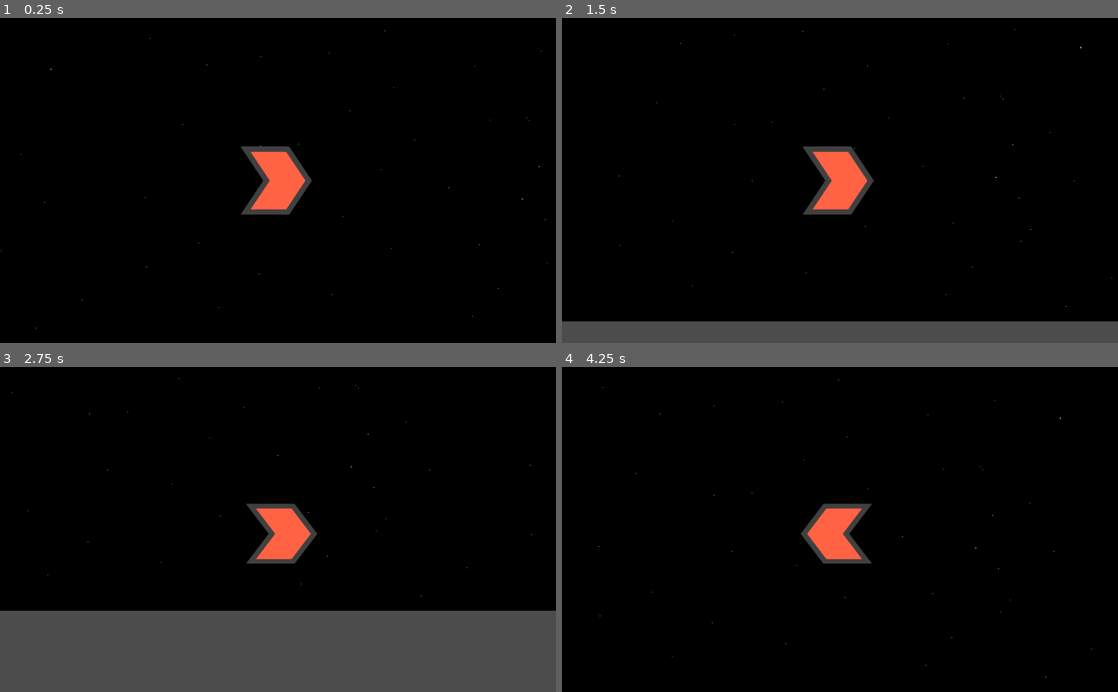
Above: before the commit, frames 1-4 (two rows, left to right).
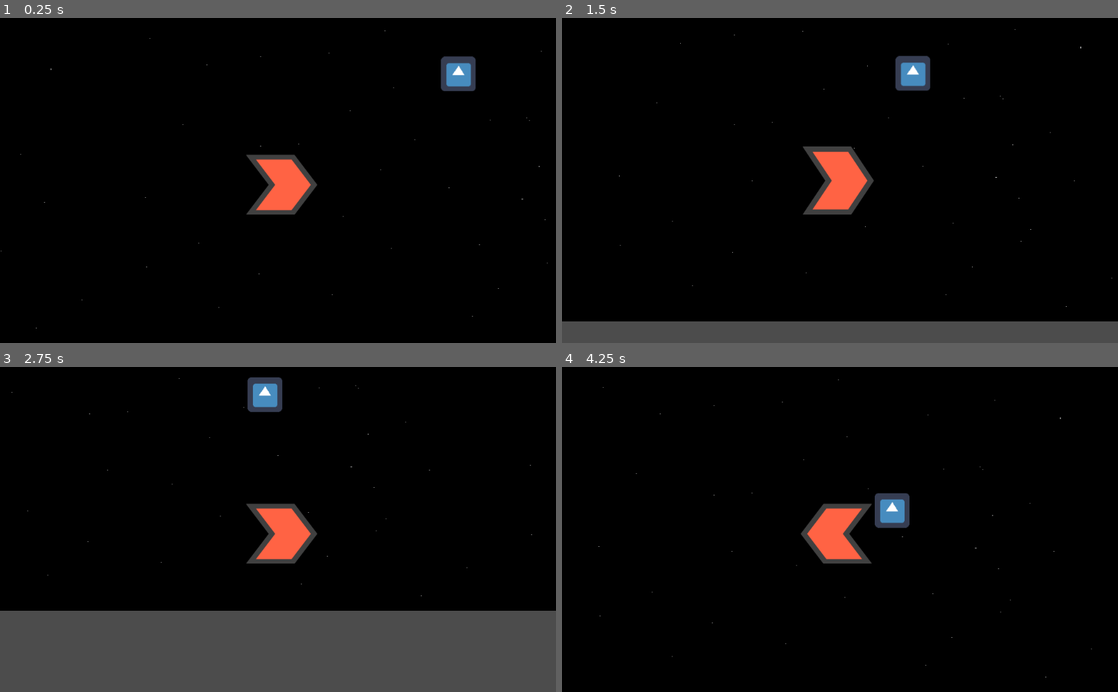
Above: after the commit, the same moments.

Repository: Rathenix/SquidStation
Game: Godot game, scene res://scenes/infinite_level.tscn
Same seed, same stepped clock (60 frames per second), same inputs: the game is played once before the commit and once after it. This scene is started directly instead of the project's main scene. The engine's default icon, where the game draws it, is replaced by a stand-in: a white triangle on a blue panel in a dark square.
Inputs:
- Up to frame 1 (0.25 s): no input
- Up to frame 2 (1.5 s): hold Right (ui_right) 0.53-1.28 s; hold Down (ui_down) from 1.28 s (still down)
- Up to frame 3 (2.75 s): release Down (ui_down) at 2.03 s; hold Right (ui_right) from 2.03 s (still down)
- Up to frame 4 (4.25 s): release Right (ui_right) at 2.78 s; hold Up (ui_up) 2.78-3.53 s; hold Left (ui_left) from 3.53 s (still down)

The runs differ from the first frame. In frame 1, 1.6% of the frame differs, in the area x 43-86%, y 11-61%; in frame 2, 0.7%; in frame 3, 0.7%; in frame 4, 0.7%.
Error before the commit: Invalid call. Nonexistent function '_set_playing' in base 'AnimatedSprite'. (res://scripts/player.gd:21)
Error after the commit: Invalid call. Nonexistent function '_set_playing' in base 'AnimatedSprite'. (res://scripts/player.gd:20)

Commit message:
added first enemy "squid_1" and made it mode toward the player

Diff:
--- a/scenes/infinite_level.tscn
+++ b/scenes/infinite_level.tscn
@@ -1,7 +1,8 @@
-[gd_scene load_steps=3 format=2]
+[gd_scene load_steps=4 format=2]
 
 [ext_resource path="res://scenes/space_parallax.tscn" type="PackedScene" id=1]
 [ext_resource path="res://scenes/player.tscn" type="PackedScene" id=2]
+[ext_resource path="res://scenes/squid_1.tscn" type="PackedScene" id=3]
 
 [node name="infinite_level" type="Node2D"]
 
@@ -9,3 +10,6 @@
 
 [node name="player" parent="." instance=ExtResource( 2 )]
 position = Vector2( 300, 300 )
+
+[node name="squid_1" parent="." instance=ExtResource( 3 )]
+position = Vector2( 643, 97 )
--- a/scenes/player.tscn
+++ b/scenes/player.tscn
@@ -34,6 +34,7 @@
 [node name="sprite" type="AnimatedSprite" parent="."]
 frames = SubResource( 3 )
 animation = "idle"
+frame = 1
 playing = true
 __meta__ = {
 "_edit_lock_": true
--- /dev/null
+++ b/scenes/squid_1.tscn
@@ -0,0 +1,25 @@
+[gd_scene load_steps=5 format=2]
+
+[ext_resource path="res://scripts/squid_1.gd" type="Script" id=1]
+[ext_resource path="res://icon.png" type="Texture" id=2]
+
+[sub_resource type="SpriteFrames" id=1]
+animations = [ {
+"frames": [ ExtResource( 2 ) ],
+"loop": true,
+"name": "default",
+"speed": 5.0
+} ]
+
+[sub_resource type="RectangleShape2D" id=2]
+extents = Vector2( 30, 30 )
+
+[node name="squid_1" type="KinematicBody2D"]
+script = ExtResource( 1 )
+
+[node name="AnimatedSprite" type="AnimatedSprite" parent="."]
+frames = SubResource( 1 )
+
+[node name="CollisionShape2D" type="CollisionShape2D" parent="."]
+position = Vector2( -1, -1 )
+shape = SubResource( 2 )
--- a/scripts/player.gd
+++ b/scripts/player.gd
@@ -1,7 +1,6 @@
 extends Area2D
 
-export var speed = 200
-
+var speed = 200
 var vel = Vector2()
 
 onready var sprite = get_node("sprite")
--- /dev/null
+++ b/scripts/squid_1.gd
@@ -0,0 +1,11 @@
+extends KinematicBody2D
+
+onready var current_level = get_parent()
+onready var player = current_level.get_node('player')
+
+var vel = Vector2()
+var speed = 50
+
+func _process(delta):
+	vel = position.direction_to(player.position) * speed
+	vel = move_and_slide(vel)
